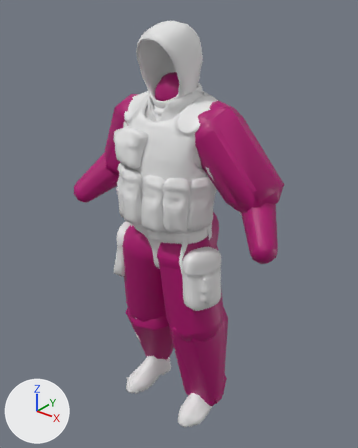
The FBX model Assets/Characters/Suits/IO7/IO7_Green.fbx: old version first, new version second.
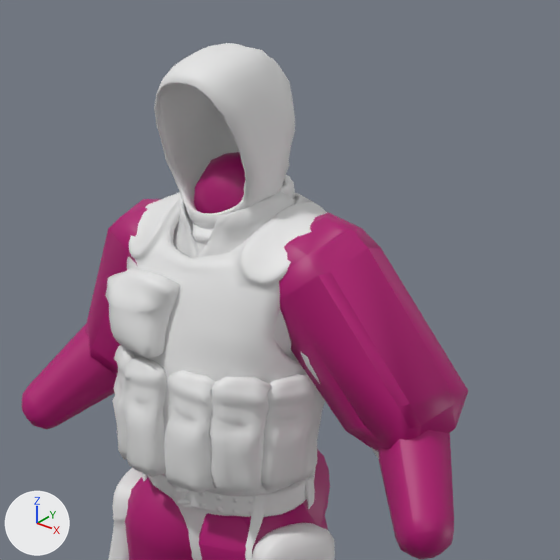
Old and new are each drawn whole from a camera (50 mm lens) standing at (1.264, -1.53, 1.947) and looking at (0.008, 0.041, 0.974) and again close up on the part from 18% to 91% of the width and 0% to 59% of the height. The axes (+X, +Y, +Z) are drawn at lower left. The lights are the same throughout. The last two pictures show the newer version. Objects named as collision shapes, trigger or cutter boxes, shadow casters or lower levels of detail are left out. Where no turn or scale is listed for an object, it has been applied to the vertices.

Before the edit, the objects in view are built like this:
```python
me_mesh_003 = bpy.data.meshes.new('Mesh.003')
me_mesh_003.from_pydata(...)  # 50 vertices, 56 faces; spans x -0.18..0.077, y -0.213..0.076, z -0.223..0.055
me_mesh_003.materials.append(mat_titanium_6_5mm_321bc2613bd5e7d1)  # pink #af0070
me_mesh_013 = bpy.data.meshes.new('Mesh.013')
me_mesh_013.from_pydata(...)  # 82 vertices, 90 faces; spans x -0.146..0.142, y -0.184..0.129, z -0.509..0.087
me_mesh_013.materials.append(mat_titanium_6_5mm_321bc2613bd5e7d1)  # pink #af0070
me_plane_017 = bpy.data.meshes.new('Plane.017')
me_plane_017.from_pydata(...)  # 14259 vertices, 14481 faces; spans x -0.53..0.53, y -0.22..0.21, z 0.0..1.82
# faces by material slot: [4005, 1849, 1502, 1452, 2215, 1738, 1720]
me_plane_017.materials.append(mat_top)  # white #e7e7e7
me_plane_017.materials.append(mat_belt)  # white #e7e7e7
me_plane_017.materials.append(mat_beltbag)  # white #e7e7e7
me_plane_017.materials.append(mat_boots)  # white #e7e7e7
me_plane_017.materials.append(mat_pants)  # white #e7e7e7
me_plane_017.materials.append(mat_pouch)  # white #e7e7e7
me_plane_017.materials.append(mat_vest)  # white #e7e7e7
ob_io7_lod0 = bpy.data.objects.new('IO7_LOD0', me_plane_017)
ob_io7_lod0.location = (0.0, 0.0, 0.0)
ob_ucs_forearm_r = bpy.data.objects.new('UCS_Forearm_R', me_mesh_003)
ob_ucs_forearm_r.location = (-0.363, 0.092, 1.212)
ob_ucs_thigh_r = bpy.data.objects.new('UCS_Thigh_R', me_mesh_013)
ob_ucs_thigh_r.location = (-0.103, 0.019, 0.919)
# also in view: 'UCS_Neck' at (0.0, 0.032, 1.534); 'UCS_Buttocks' at (0.0, 0.03, 0.934); 'UCS_Forearm_L' at (0.41, 0.027, 1.141); 'UCS_Arm_L' at (0.284, 0.053, 1.33); 'UCS_Thigh_L' at (0.112, -0.006, 0.722)
```
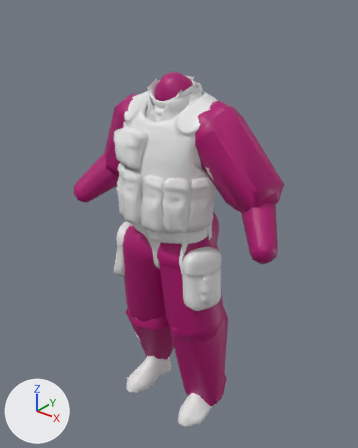
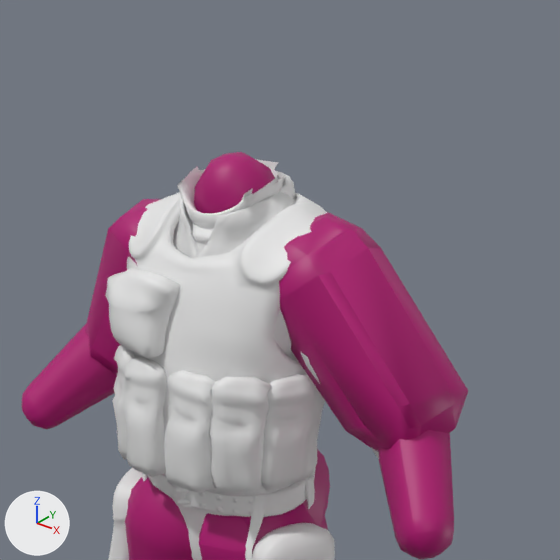
Location of each change, (x1, y1, x2, y2) in pixels of the close-ups (560 x 560 px):
'IO7_LOD0', reshaped
    before: (105, 43, 379, 560)
    after: (105, 159, 379, 560)
part 1 of me_plane_017, deleted
    before: (154, 43, 295, 196)

The change, as a diff of the scene's bpy script:
```diff
--- a/Assets/Characters/Suits/IO7/IO7_Green.fbx.py
+++ b/Assets/Characters/Suits/IO7/IO7_Green.fbx.py
@@ me_plane_017 @@
 # used by ob_io7_lod0; location = (0.0, 0.0, 0.0)
-me_plane_017.from_pydata(...)  # 14259 vertices, 14481 faces; spans x -0.53..0.53, y -0.22..0.21, z 0.0..1.82
+me_plane_017.from_pydata(...)  # 13756 vertices, 13949 faces; spans x -0.53..0.53, y -0.22..0.21, z 0.0..1.61
+# me_plane_017 part 1: 503 vertices removed from x -0.11..0.11, y -0.13..0.13, z 1.59..1.82
 me_plane_017.materials.append(mat_top)
```
